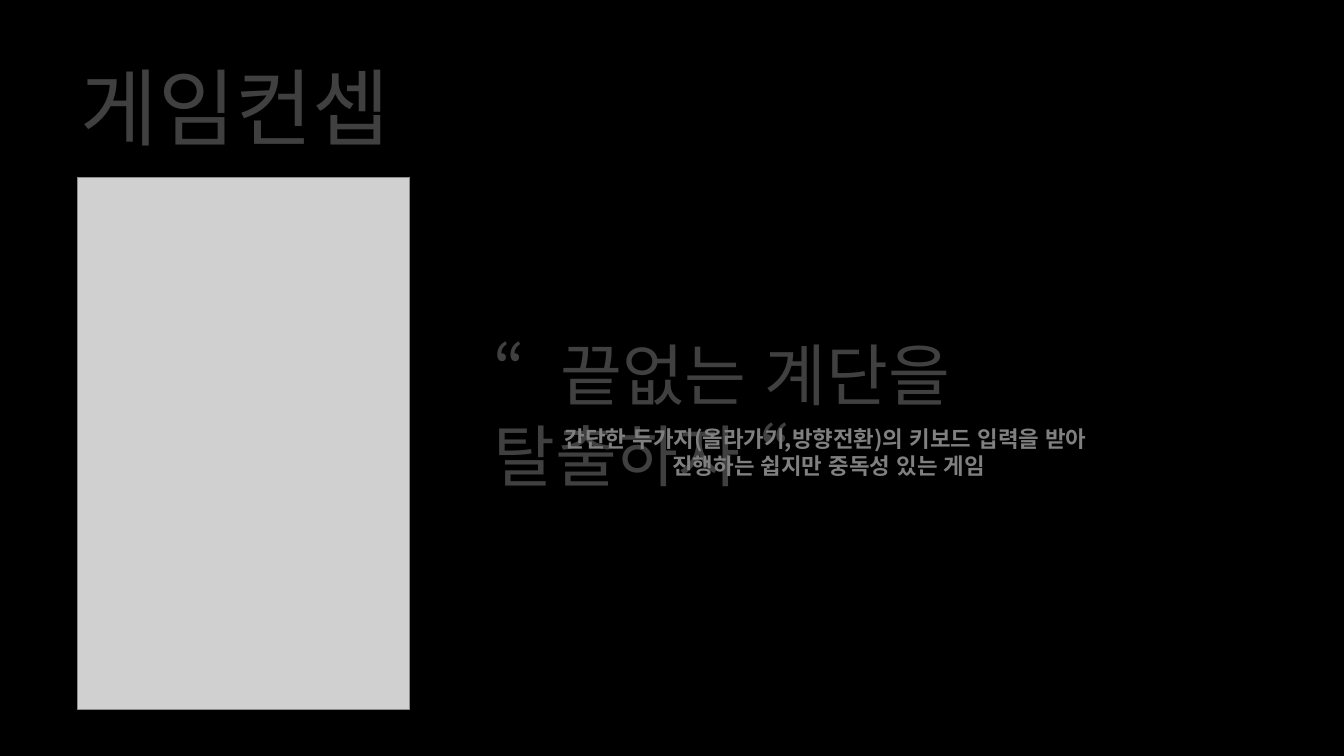
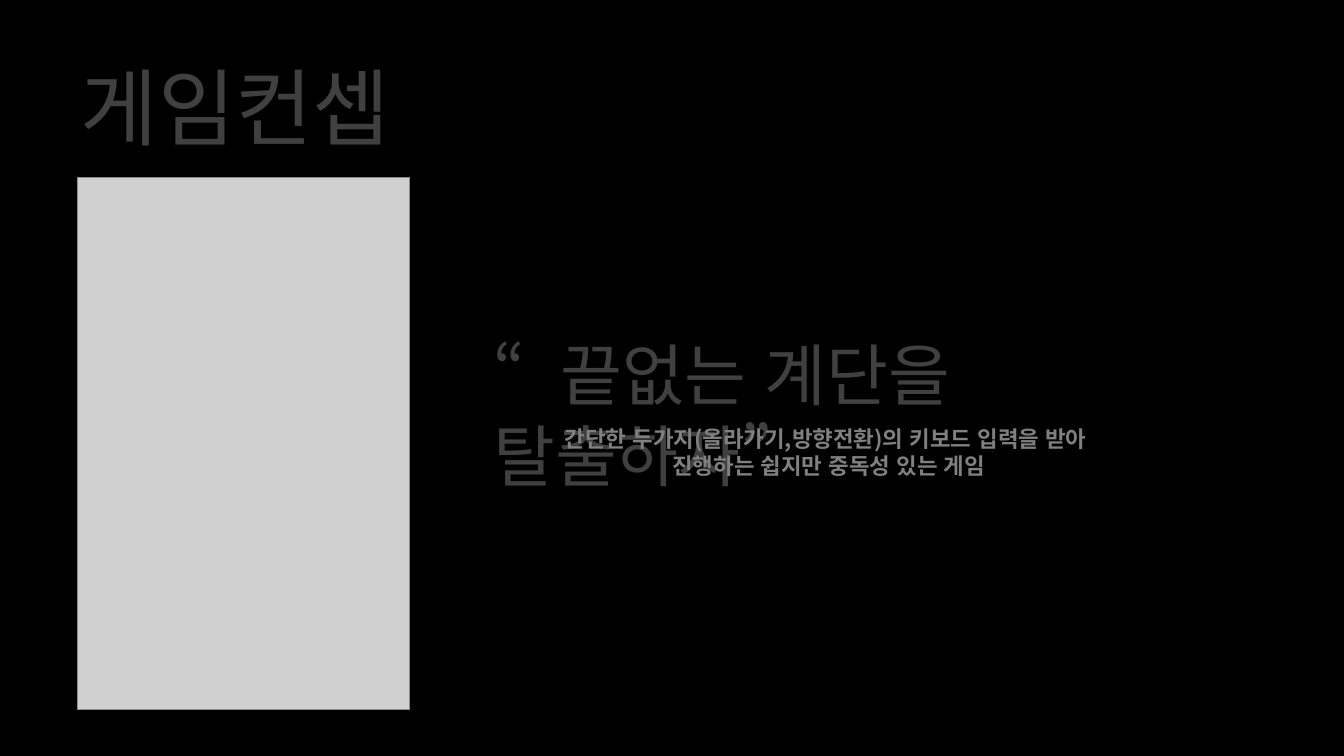
Before and after one commit to EomDongyeon/2DGP, a slide deck: slide 2 of 2차발표_2015180023엄동연.pptx. Drawn at 1344x756 pixels with LibreOffice and Linux fonts; fonts in the diff are those of the drawing; grey boxes stand for pictures; background and template pictures are left out. Boxes give left, top, right and bottom in pixels: in the first picture for what was removed or moved away, otherwise in the second. Text is boxed around its words. In the diff, an @@ line names an element or a change of style, - is before the commit and + after.

```diff
--- a/2차발표_2015180023엄동연.pptx
+++ b/2차발표_2015180023엄동연.pptx
@@ text at bbox=[493, 345, 950, 486]: text changed @@
-“끝없는 계단을 탈출하자 “
+“끝없는 계단을 탈출하자”
```
Also in this commit, not shown: 2 other slides changed, 1 slide added, 1 slide removed, 1 other file.
